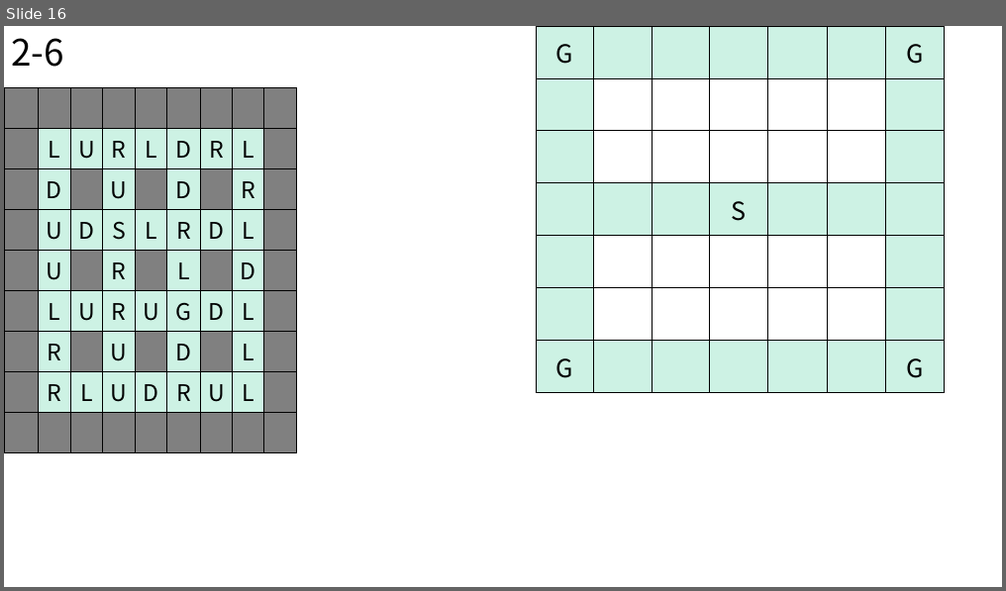
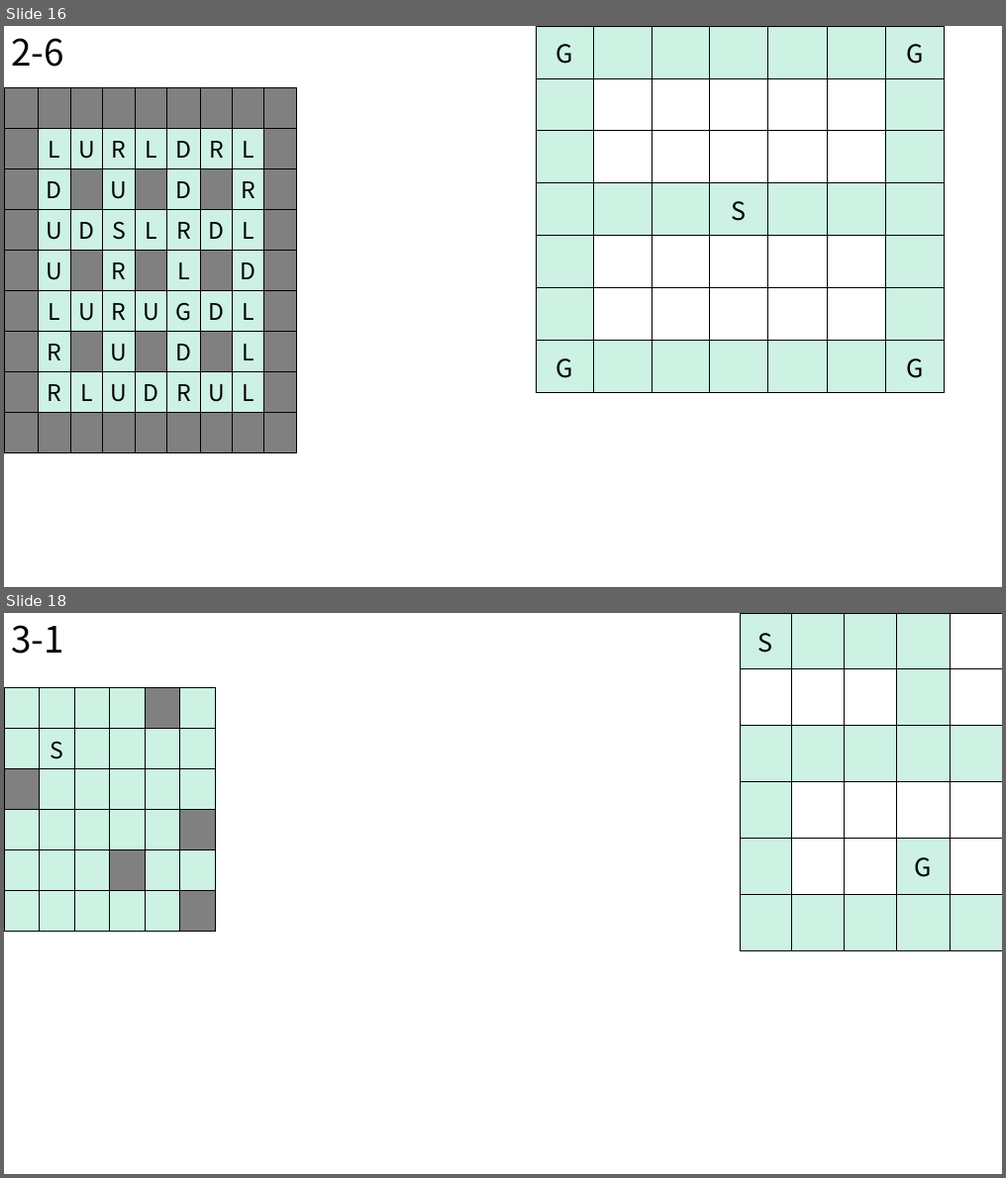
Before and after one commit to BSF0124/Brain-Control, a slide deck: etc/레벨디자인.pptx. Shown one above the other, each under a label of ours: slide 16 before the commit, slides 16 and 18 after it; the slides between them are not shown. The pictures are 1006x591 and 1006x1178 pixels, drawn with LibreOffice and Linux fonts; fonts in the diff are those of the drawing. Boxes give left, top, right and bottom in pixels: in the first picture for what was removed or moved away, otherwise in the second. Text is boxed around its words. In the diff, an @@ line names an element or a change of style, - is before the commit and + after.

```diff
--- a/etc/레벨디자인.pptx
+++ b/etc/레벨디자인.pptx
@@ slide 18 added at (4, 613, 1002, 1174), background #FFFFFF @@
@@ text added at (11, 625, 64, 654), 35 pt, text #000000 @@
+3-1
@@ table added at (740, 613, 1002, 951), 6 rows, 5 columns @@
+S |  |  |  | 
+ |  |  |  | 
+ |  |  |  | 
+ |  |  |  | 
+ |  |  | G | 
+ |  |  |  | 
@@ table added at (4, 688, 215, 913), 6 rows, 6 columns @@
+ |  |  |  |  | 
+ | S |  |  |  | 
+ |  |  |  |  | 
+ |  |  |  |  | 
+ |  |  |  |  | 
+ |  |  |  |  | 
```
Also in this commit, not shown: 3 other slides added, 4 other files.
